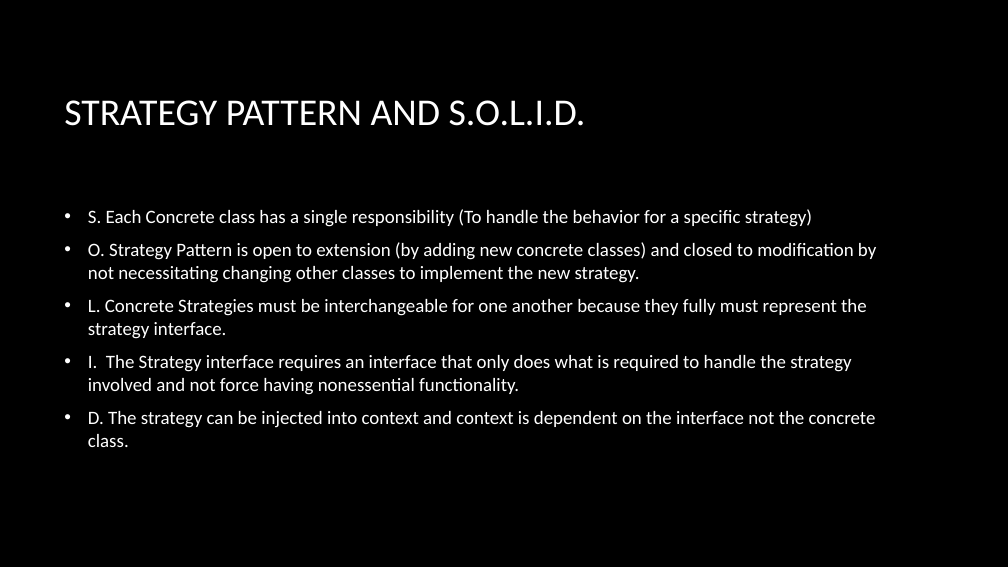
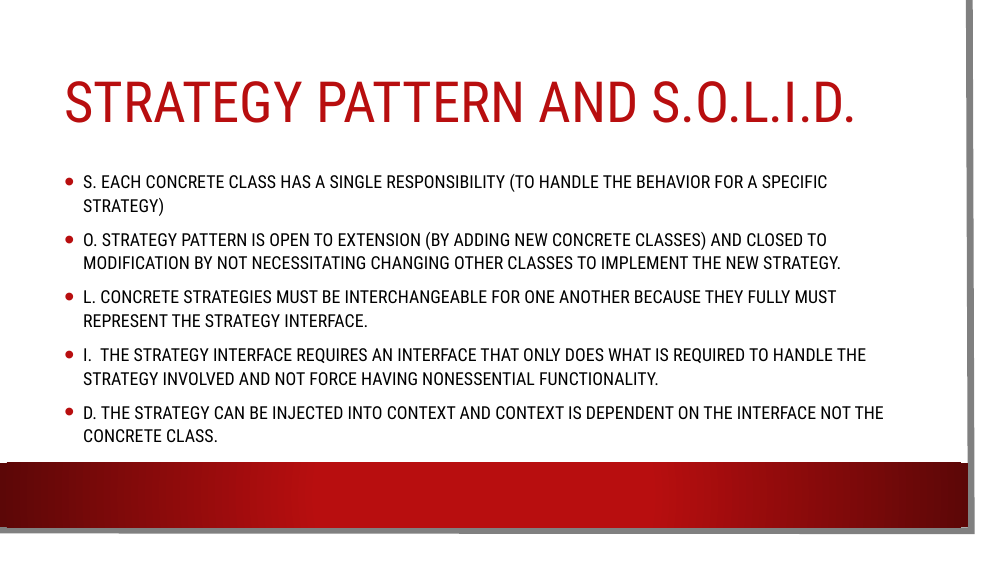
Before and after one commit to dundane/CSC360Demos, a slide deck: slide 107 of CSC360Demo/Design Patterns Slide Show.pptx (slide 103 before the commit). Drawn at 1008x567 pixels with LibreOffice and Linux fonts; fonts in the diff are those of the drawing; background and template pictures are left out. Boxes give left, top, right and bottom in pixels: in the first picture for what was removed or moved away, otherwise in the second. Text is boxed around its words. In the diff, an @@ line names an element or a change of style, - is before the commit and + after.

Commit message:
Updated files from latest class

```diff
--- a/CSC360Demo/Design Patterns Slide Show.pptx
+++ b/CSC360Demo/Design Patterns Slide Show.pptx
@@ rectangle added at (0, 0, 991, 550), fill #FFFFFF @@
@@ freeform shape added at (0, 0, 972, 531), outline #808080 6.5 pt @@
@@ title "STRATEGY PATTERN AND S.O.L.I.D." at (64, 81, 858, 123): size 36 to 54 pt, font Calibri to Roboto Condensed, text colour #FFFFFF to #B80E0F; line spacing 1 to 0.9 @@
@@ text at (83, 174, 884, 442): text changed; size 18 to 17 pt; font Calibri to Roboto Condensed; text colour #FFFFFF to #000000 @@
-• S. Each Concrete class has a single responsibility (To handle the behavior for a specific strategy)
-• O. Strategy Pattern is open to extension (by adding new concrete classes) and closed to modification by not necessitating changing other classes to implement the new strategy.
-• L. Concrete Strategies must be interchangeable for one another because they fully must represent the strategy interface.
-• I. The Strategy interface requires an interface that only does what is required to handle the strategy involved and not force having nonessential functionality.
-• D. The strategy can be injected into context and context is dependent on the interface not the concrete class.
+• S. EACH CONCRETE CLASS HAS A SINGLE RESPONSIBILITY (TO HANDLE THE BEHAVIOR FOR A SPECIFIC STRATEGY)
+• O. STRATEGY PATTERN IS OPEN TO EXTENSION (BY ADDING NEW CONCRETE CLASSES) AND CLOSED TO MODIFICATION BY NOT NECESSITATING CHANGING OTHER CLASSES TO IMPLEMENT THE NEW STRATEGY.
+• L. CONCRETE STRATEGIES MUST BE INTERCHANGEABLE FOR ONE ANOTHER BECAUSE THEY FULLY MUST REPRESENT THE STRATEGY INTERFACE.
+• I. THE STRATEGY INTERFACE REQUIRES AN INTERFACE THAT ONLY DOES WHAT IS REQUIRED TO HANDLE THE STRATEGY INVOLVED AND NOT FORCE HAVING NONESSENTIAL FUNCTIONALITY.
+• D. THE STRATEGY CAN BE INJECTED INTO CONTEXT AND CONTEXT IS DEPENDENT ON THE INTERFACE NOT THE CONCRETE CLASS.
@@ rectangle added at (0, 463, 968, 527), fill gradient #B80E0F to #5C0707 @@
```
Also in this commit, not shown: 121 other slides changed, 6 slides added, 1 slide removed, 55 other files.
